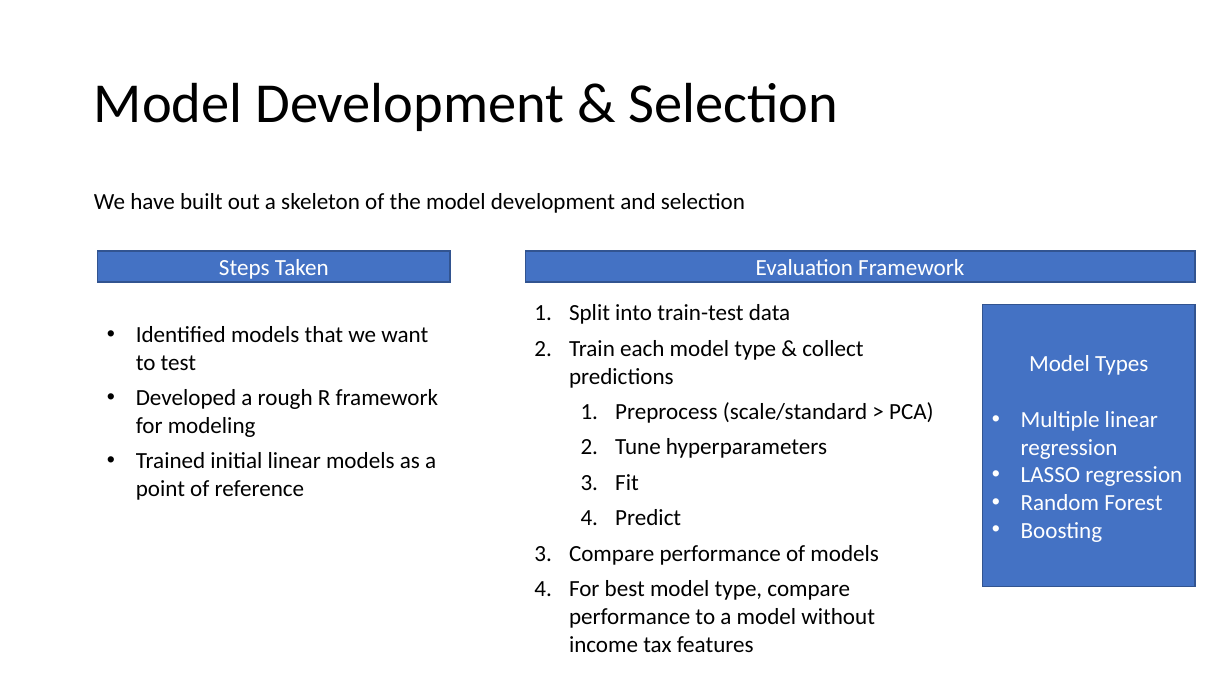
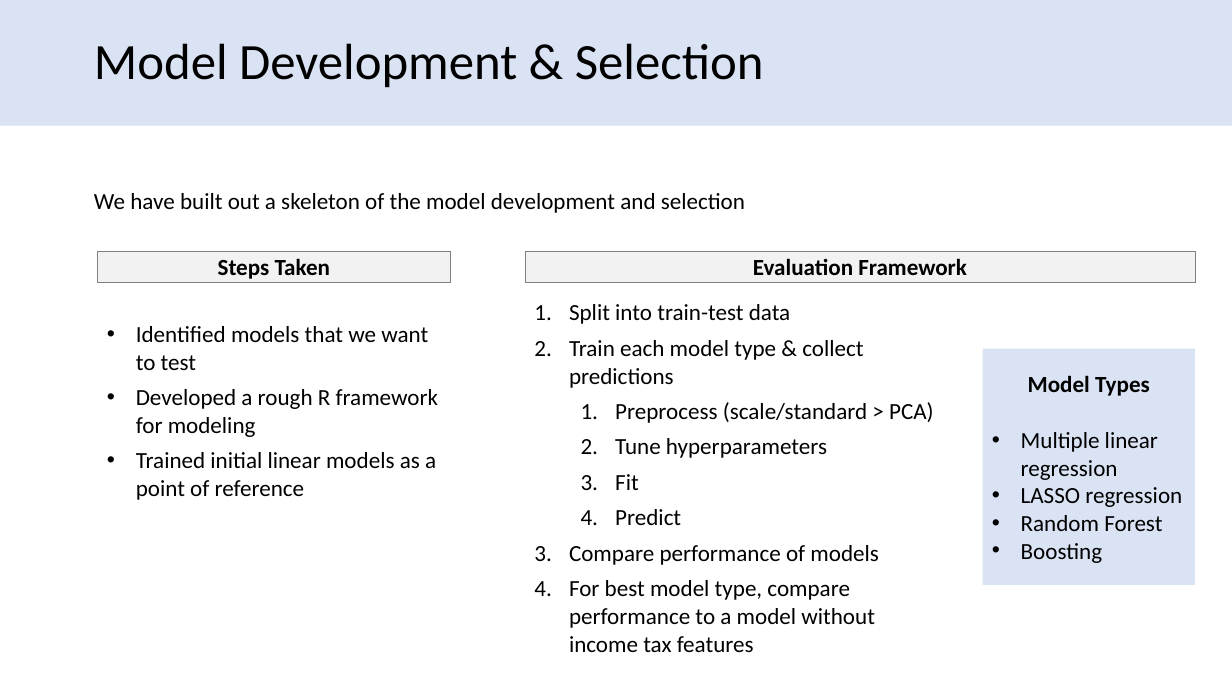
Before and after one commit to david-firrin/Real-Estate-Price-Prediction-With-Income-Tax-Data, a slide deck: slide 14 of Progress Presentation/team48progressreport.pptx. Drawn at 1232x693 pixels with LibreOffice and Linux fonts; fonts in the diff are those of the drawing. Boxes give left, top, right and bottom in pixels: in the first picture for what was removed or moved away, otherwise in the second. Text is boxed around its words. In the diff, an @@ line names an element or a change of style, - is before the commit and + after.

```diff
--- a/Progress Presentation/team48progressreport.pptx
+++ b/Progress Presentation/team48progressreport.pptx
@@ rectangle added at <box>0,0,1232,126</box>, fill #DAE3F3 @@
@@ title "Model Development & Selection": place and size @@
-title "Model Development & Selection" at <box>94,82,839,131</box>
+title "Model Development & Selection" at <box>94,43,764,88</box>
@@ title "Model Development & Selection" at <box>94,43,764,88</box>: size 44 to 39.6 pt @@
@@ rectangle "Steps Taken" at <box>98,251,450,283</box>: text colour #FFFFFF to #000000, bold on; fill #4472C4 to #F2F2F2; outline #325491 1 pt to #808080 0.5 pt @@
@@ rectangle "Evaluation Framework" at <box>525,251,1195,283</box>: text colour #FFFFFF to #000000, bold on; fill #4472C4 to #F2F2F2; outline #325491 1 pt to #808080 0.5 pt @@
@@ rectangle "Model Types": place and size @@
-rectangle "Model Types" at <box>983,305,1196,587</box>
+rectangle "Model Types" at <box>983,348,1196,585</box>
@@ rectangle "Model Types" at <box>983,348,1196,585</box>: text colour #FFFFFF to #000000; bold on in "Model Types"; fill #4472C4 to #DAE3F3; outline #325491 1 pt to none @@
```
Also in this commit, not shown: 14 other slides changed, 1 other file.
